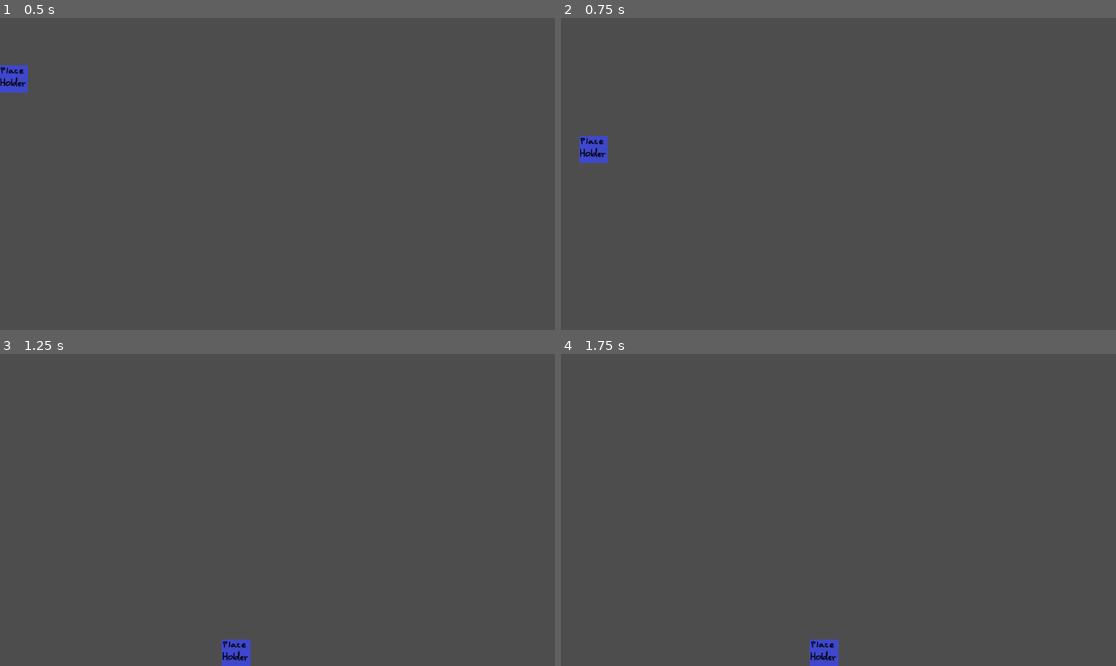
Above: before the commit, frames 1-4 (two rows, left to right).
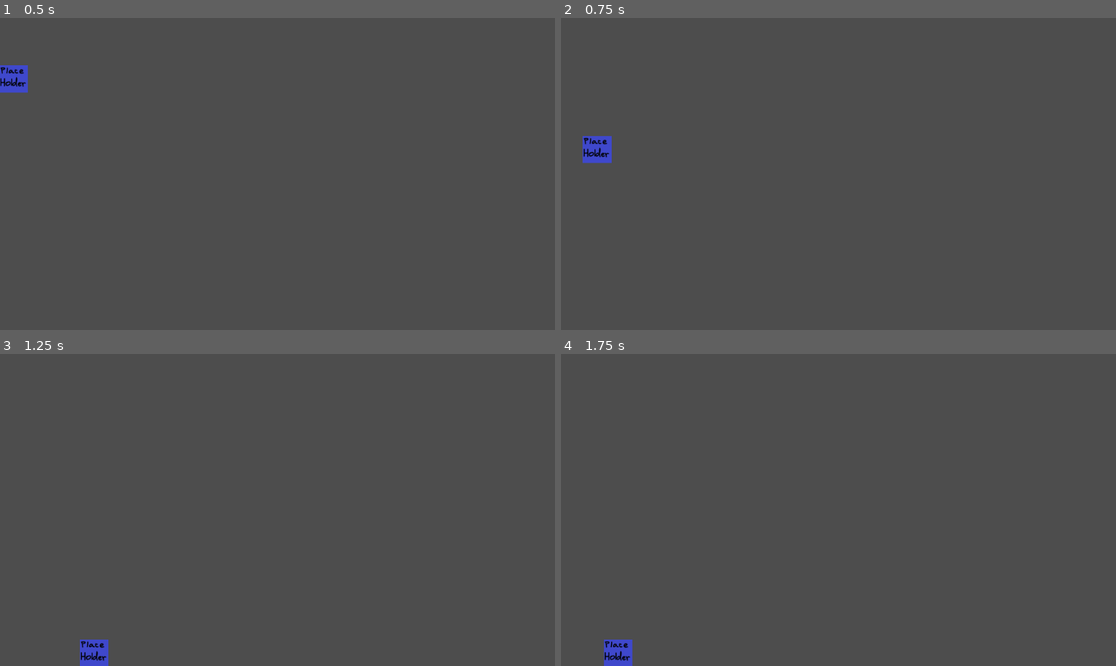
Above: after the commit, the same moments.

Repository: userbooi/2d_platformer
Game: Godot game, scene res://main_game.tscn
Two runs of this game, one before a commit and one after it. Both use one fixed random seed, a clock stepped at 60 frames per second and the inputs below.
Inputs:
- Up to frame 1 (0.5 s): no input
- Up to frame 2 (0.75 s): hold Right (move_right) from 0.53 s (still down)
- Up to frame 3 (1.25 s): keep holding Right (move_right)
- Up to frame 4 (1.75 s): release Right (move_right) at 1.28 s; hold Left (move_left) from 1.28 s (still down)

Frame 1 is identical in both runs. In frame 2, 0.2% of the frame differs, in the area x 3-10%, y 37-47%; in frame 3, 0.9%, in the area x 14-46%, y 91-100%; in frame 4, 0.9%.

Commit message:
left and right movements

Diff:
--- a/player.gd
+++ b/player.gd
@@ -1,22 +1,28 @@
 extends RigidBody2D
 
-@export var speed = 200
+@export var speed = 400
+@export var jump_force = 300
+var jump = false
 
 # Called when the node enters the scene tree for the first time.
 func _ready():
 	position = Vector2(10, 10)
 	show()
 
-
 # Called every frame. 'delta' is the elapsed time since the previous frame.
 func _process(delta):
-	var velocity = Vector2.ZERO
-	if Input.is_action_pressed("move_right"):
-		velocity.x = 1
-	elif Input.is_action_pressed("move_left"):
-		velocity.x = -1
+	pass
+	#print(delta)
 
-	if velocity.length() > 0:
-		velocity = velocity.normalized() * speed * delta * 400
+func _integrate_forces(state):
+	#print(state.get_linear_velocity())
+	var velocity = state.get_linear_velocity()
+	var step = state.get_step()
 
-	apply_force(velocity)
+
+	if Input.is_action_pressed("move_right") and velocity.x < 200:
+		velocity.x += speed * step * 20
+	elif Input.is_action_pressed("move_left") and velocity.x > -200:
+		velocity.x -= speed * step * 20
+
+	state.set_linear_velocity(velocity)
